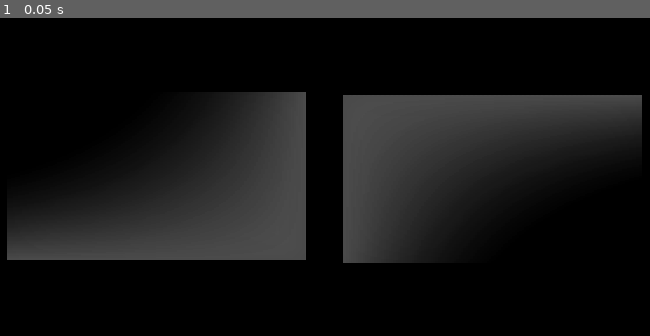
Above: before the commit, frame 1.
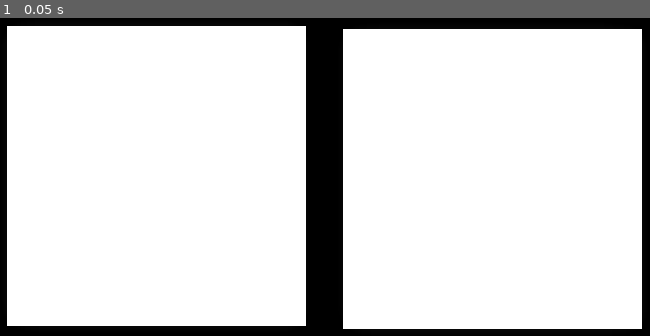
Above: after the commit, the same moment.

Repository: Lumitheatre/RhinoEyes
Game: Godot game, scene res://src/Stage.tscn
Two runs of this game, one before a commit and one after it. Both use one fixed random seed, a clock stepped at 60 frames per second and the inputs below.
Inputs:
- Up to frame 1 (0.05 s): no input

The runs differ from the first frame. In frame 1, 87% of the frame differs, in the area x 1-99%, y 2-98%.
Error before the commit: Parse Error: Cannot find member "R" in base "ChannelType". (res://src/eye_actor.gd:177)

Commit message:
Fix video texture serialization (clear the transient texture before saving)

Diff:
--- a/shaders/eye_sprite.gdshader
+++ b/shaders/eye_sprite.gdshader
@@ -8,9 +8,9 @@
 uniform int sheet_channel = 0;  // Channel enum: 0=R, 1=G, 2=B
 
 // Film Aesthetic Controls
-uniform float exposure : hint_range(0.0, 5.0) = 1.2;
-uniform float contrast : hint_range(0.0, 5.0) = 3;
-uniform float emission_strength : hint_range(0.0, 10.0) = 1.2;  // Applied after contrast
+uniform float exposure : hint_range(0.0, 5.0) = 1.0;
+uniform float contrast : hint_range(0.0, 5.0) = 1.0;
+uniform float emission_strength : hint_range(0.0, 10.0) = 1.0;  // Applied after contrast
 uniform vec3 tint : source_color = vec3(1.0);
 
 // Gate Flicker Controls
--- a/src/Stage.tscn
+++ b/src/Stage.tscn
@@ -6,17 +6,15 @@
 [ext_resource type="Script" uid="uid://brvjdnnvv2hyx" path="res://src/eye_actor.gd" id="4_tsohr"]
 [ext_resource type="Environment" uid="uid://c16o62kclc4ds" path="res://src/StageEnvironment.tres" id="5_7gd3w"]
 
-[sub_resource type="Texture2DRD" id="Texture2DRD_nxjac"]
-
-[sub_resource type="ShaderMaterial" id="ShaderMaterial_ub6vd"]
+[sub_resource type="ShaderMaterial" id="ShaderMaterial_nxjac"]
 render_priority = 0
 shader = ExtResource("3_cel86")
-shader_parameter/video_texture = SubResource("Texture2DRD_nxjac")
 shader_parameter/uv_offset = Vector2(0.875, 0.625)
 shader_parameter/uv_scale = Vector2(0.125, 0.125)
 shader_parameter/tile_aspect_ratio = 1.7777777777777777
-shader_parameter/exposure = 1.3599999999999999
-shader_parameter/contrast = 1.6
+shader_parameter/sheet_channel = 0
+shader_parameter/exposure = 1.0
+shader_parameter/contrast = 1.0
 shader_parameter/emission_strength = 1.0
 shader_parameter/tint = Color(1, 1, 1, 1)
 shader_parameter/enable_flicker = true
@@ -26,16 +24,16 @@
 
 [sub_resource type="PlaneMesh" id="PlaneMesh_hrmib"]
 
-[sub_resource type="ShaderMaterial" id="ShaderMaterial_cel86"]
+[sub_resource type="ShaderMaterial" id="ShaderMaterial_ub6vd"]
 render_priority = 0
 shader = ExtResource("3_cel86")
-shader_parameter/video_texture = SubResource("Texture2DRD_nxjac")
 shader_parameter/uv_offset = Vector2(0.5, 0.25)
 shader_parameter/uv_scale = Vector2(0.125, 0.125)
 shader_parameter/tile_aspect_ratio = 1.7777777777777777
-shader_parameter/exposure = 1.08
-shader_parameter/contrast = 1.6
-shader_parameter/emission_strength = 1.44
+shader_parameter/sheet_channel = 0
+shader_parameter/exposure = 1.0
+shader_parameter/contrast = 1.0
+shader_parameter/emission_strength = 1.0
 shader_parameter/tint = Color(1, 1, 1, 1)
 shader_parameter/enable_flicker = true
 shader_parameter/flicker_frequency = 15.0
@@ -58,12 +56,9 @@
 
 [node name="EyeActor" type="MeshInstance3D" parent="EyeManager" unique_id=2021718081]
 transform = Transform3D(1, 0, 0, 0, -4.371139e-08, -1, 0, 1, -4.371139e-08, -1.1275127, 0.0029996634, 0)
-material_override = SubResource("ShaderMaterial_ub6vd")
+material_override = SubResource("ShaderMaterial_nxjac")
 mesh = SubResource("PlaneMesh_hrmib")
 script = ExtResource("4_tsohr")
-exposure = 1.3599999999999999
-contrast = 1.6
-emission_strength = 1.0
 character_name = "Dasha"
 view_angle = 320
 aggravation = 1
@@ -71,12 +66,9 @@
 
 [node name="EyeActor2" type="MeshInstance3D" parent="EyeManager" unique_id=64907441]
 transform = Transform3D(1, 0, 0, 0, -4.371139e-08, -1, 0, 1, -4.371139e-08, 1.116337, -0.017725348, 0)
-material_override = SubResource("ShaderMaterial_cel86")
+material_override = SubResource("ShaderMaterial_ub6vd")
 mesh = SubResource("PlaneMesh_hrmib")
 script = ExtResource("4_tsohr")
-exposure = 1.08
-contrast = 1.6
-emission_strength = 1.44
 character_name = "Alisa"
 view_angle = 5
 aggravation = 3
--- a/src/eye_actor.gd
+++ b/src/eye_actor.gd
@@ -10,17 +10,17 @@
 # --- Proxy Properties for Shader Uniforms ---
 @export_group("Film Aesthetics")
 
-@export_range(0.0, 5.0, 0.01) var exposure: float = 1.2:
+@export_range(0.0, 5.0, 0.01) var exposure: float = 1.0:
 	set(val):
 		exposure = val
 		_set_material_uniform("exposure", exposure)
 
-@export_range(0.0, 5.0, 0.01) var contrast: float = 3.0:
+@export_range(0.0, 5.0, 0.01) var contrast: float = 1.0:
 	set(val):
 		contrast = val
 		_set_material_uniform("contrast", contrast)
 
-@export_range(0.0, 10.0, 0.01) var emission_strength: float = 1.2:
+@export_range(0.0, 10.0, 0.01) var emission_strength: float = 1.0:
 	set(val):
 		emission_strength = val
 		_set_material_uniform("emission_strength", emission_strength)
@@ -68,6 +68,10 @@
 	_sync_all_proxy_properties()
 	await _wait_for_eye_manager_ready()
 	_update_display()
+
+func _notification(what):
+	if what == Node.NOTIFICATION_EDITOR_PRE_SAVE:
+		material_override.set_shader_parameter("video_texture", null)
 
 func _get_property_list():
 	var properties = []
@@ -174,10 +178,10 @@
 	var uv_offset = texture_data.get("uv_offset", Vector2.ZERO)
 	var uv_scale = texture_data.get("uv_scale", Vector2.ONE)
 	var aspect_ratio = texture_data.get("aspect_ratio", 1.0)
-	var sheet_channel = int(texture_data.get("sheet_channel", ChannelType.R))
-
-	if texture:
-		material_override.set_shader_parameter("video_texture", texture)
+	var sheet_channel = int(texture_data.get("sheet_channel", ChannelType.Type.R))
+
+	# Note: video_texture is intentionally NOT set here to prevent serialization.
+	# It's a transient texture that updates every frame in _process().
 
 	# Pass UV bounds and aspect ratio to the shader
 	material_override.set_shader_parameter("uv_offset", uv_offset)
